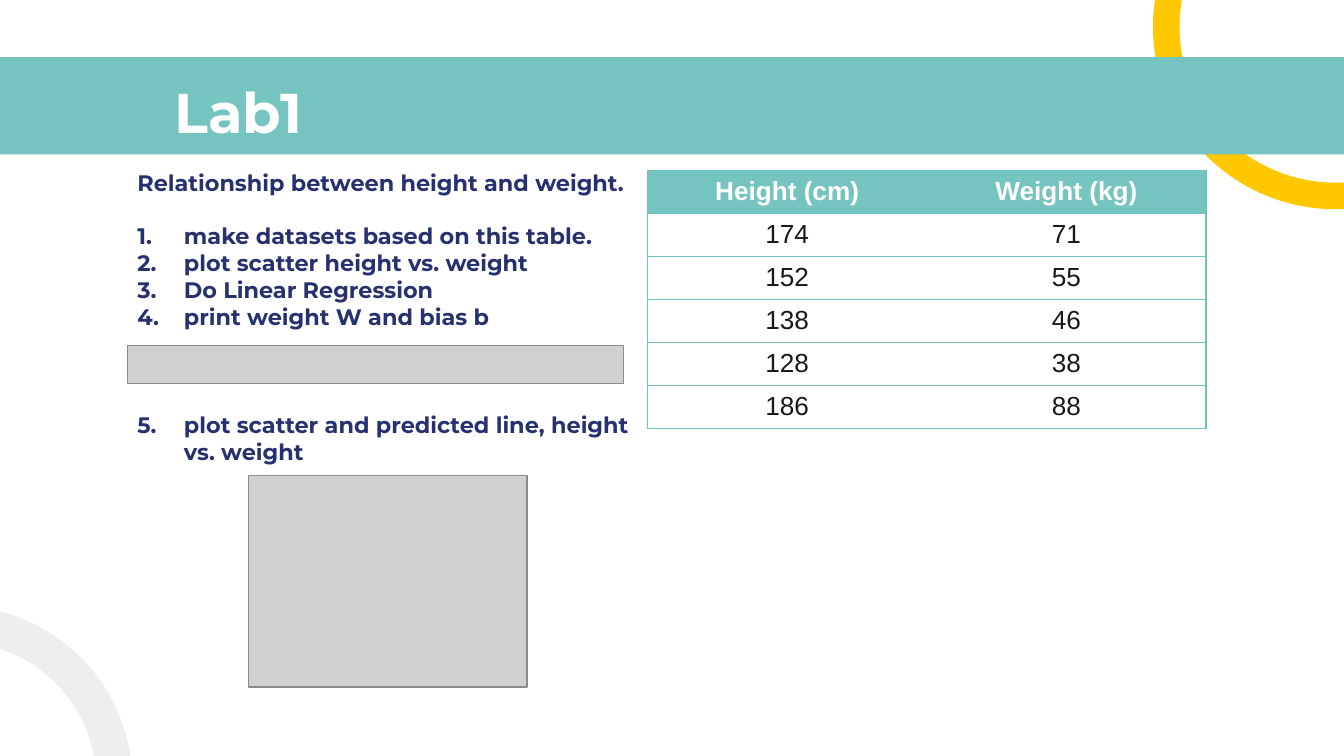
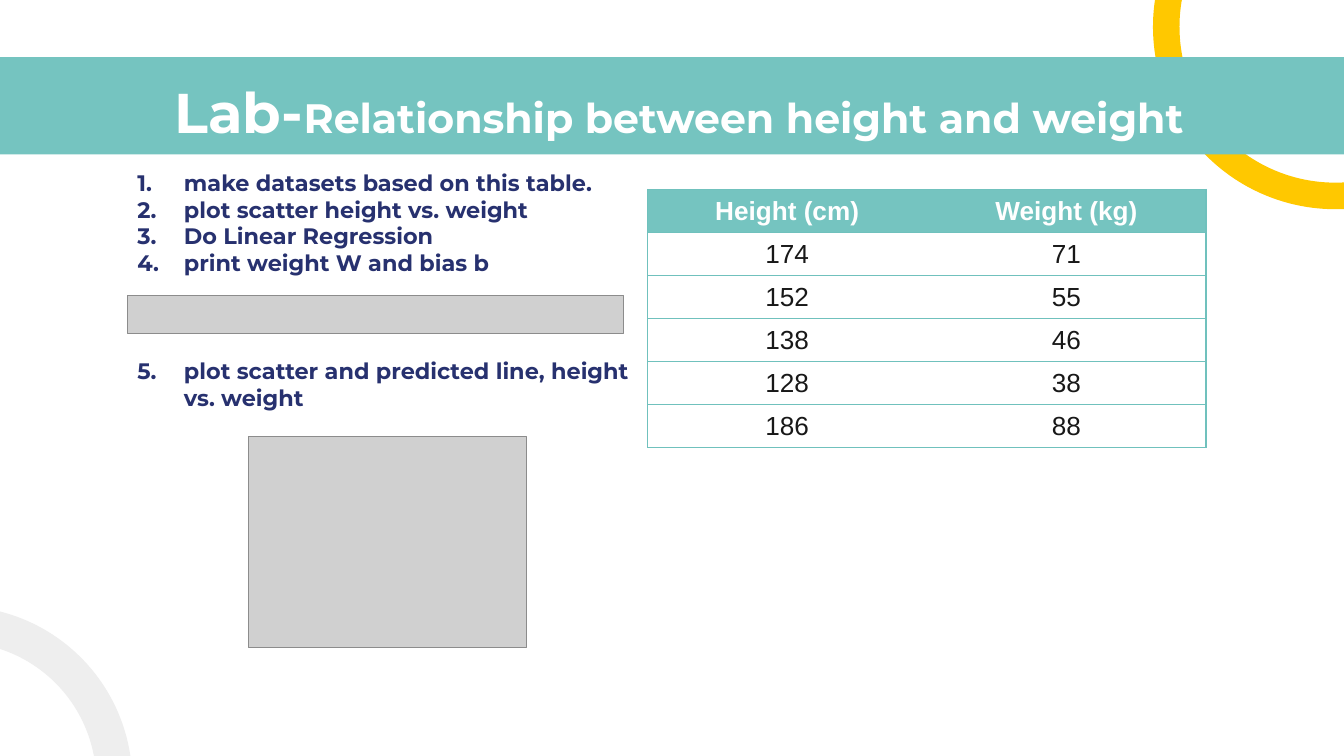
Before and after one commit to gurwoghd/2023_WFK_ICT-Laos-, a slide deck: slide 12 of LectureNotes/ch4_Linear_Regression(LR).pptx (slide 11 before the commit). Drawn at 1344x756 pixels with LibreOffice and Linux fonts; fonts in the diff are those of the drawing; grey boxes stand for pictures. Boxes give left, top, right and bottom in pixels: in the first picture for what was removed or moved away, otherwise in the second. Text is boxed around its words. In the diff, an @@ line names an element or a change of style, - is before the commit and + after.

```diff
--- a/LectureNotes/ch4_Linear_Regression(LR).pptx
+++ b/LectureNotes/ch4_Linear_Regression(LR).pptx
@@ title at (174,91,1184,141): text changed; size 30 to 22 pt @@
-Lab1
+Lab-Relationship between height and weight
@@ subtitle at (137,173,623,196): paragraph removed @@
-Relationship between height and weight.
@@ table: place and size @@
-table at (648,171,1207,439)
+table at (648,190,1207,458)
@@ picture: place and size @@
-picture at (128,345,624,383)
+picture at (128,296,624,333)
@@ picture: place and size @@
-picture at (249,476,527,687)
+picture at (249,437,527,648)
```
Also in this commit, not shown: 7 other slides changed, 6 slides added, 3 slides removed, 1 other file.
